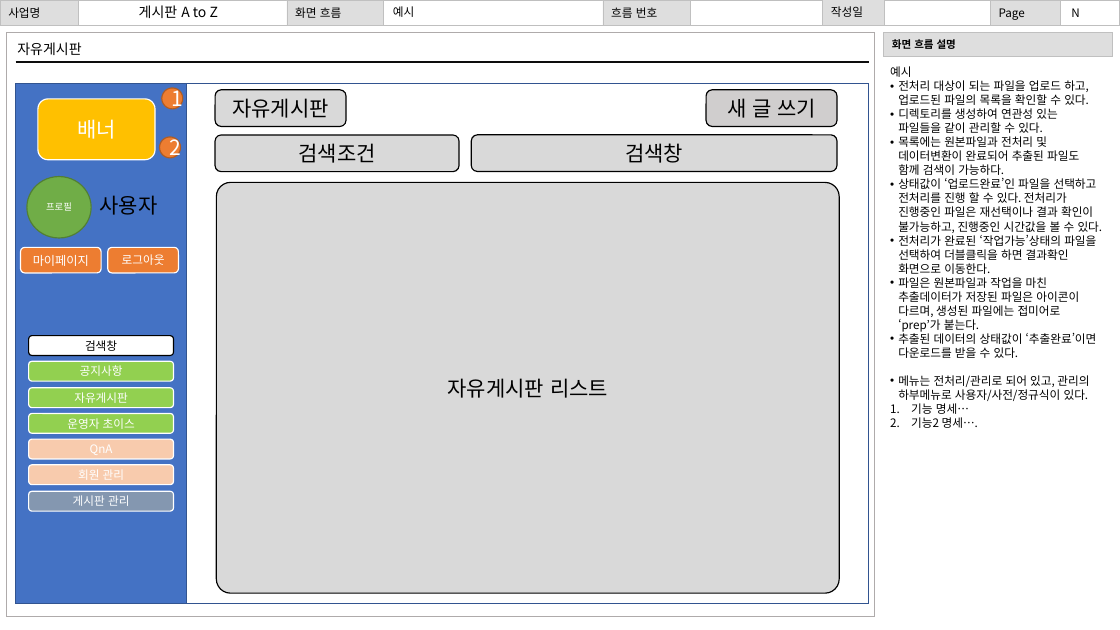
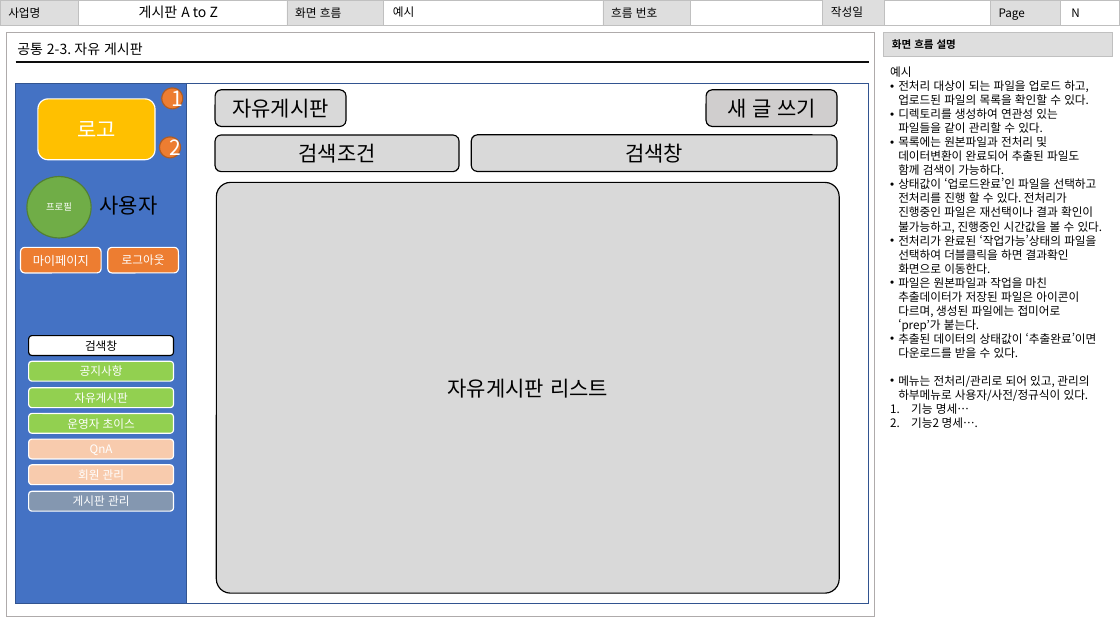
Before and after one commit to gihangShin/test, a slide deck: slide 6 of 문서/화면 설계서/화면설계서 이혁준.pptx. Drawn at 1120x630 pixels with LibreOffice and Linux fonts; fonts in the diff are those of the drawing. Boxes give left, top, right and bottom in pixels: in the first picture for what was removed or moved away, otherwise in the second. Text is boxed around its words. In the diff, an @@ line names an element or a change of style, - is before the commit and + after.

```diff
--- a/문서/화면 설계서/화면설계서 이혁준.pptx
+++ b/문서/화면 설계서/화면설계서 이혁준.pptx
@@ text at (17, 42, 143, 55): text changed @@
-자유게시판
+공통 2-3. 자유 게시판
@@ text in rounded rectangle at (77, 121, 116, 137): text changed @@
-배너
+로고
```
Also in this commit, not shown: 14 other slides changed.
